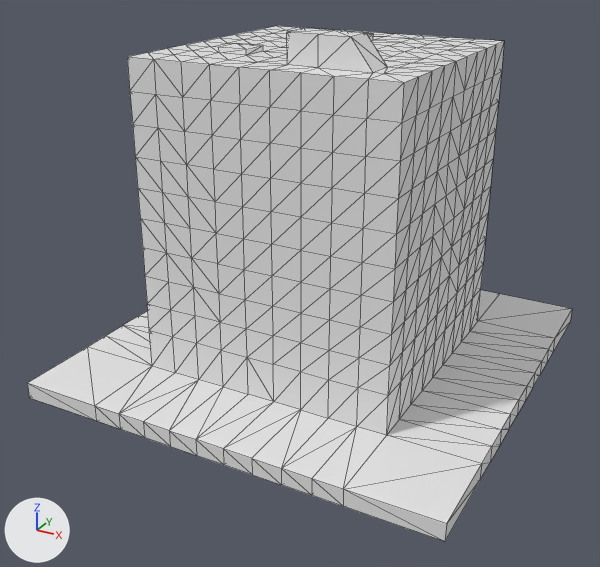
An edit to the FBX model CityBuilderRTS/CityBuilder/CityBuilder/bin/data/ApartmentTile.fbx, drawn before and after from the same camera.
Camera for both pictures: a camera (50 mm lens) standing at (1.67, -3.29, 1.94) and looking at (-0.03, -0.19, 0.39). The axes (+X, +Y, +Z) are drawn at lower left. The lights are the same throughout. Mesh edges are drawn as thin lines.

Script lines for the objects in view, before the commit:
```python
me_cube = bpy.data.meshes.new('Cube')
me_cube.from_pydata(...)  # 832 vertices, 1660 faces; spans x -1.0..1.0, y -1.0..1.0, z -0.08..1.54
ob_cube = bpy.data.objects.new('Cube', me_cube)
ob_cube.location = (0.0, 0.0, 0.0)
```
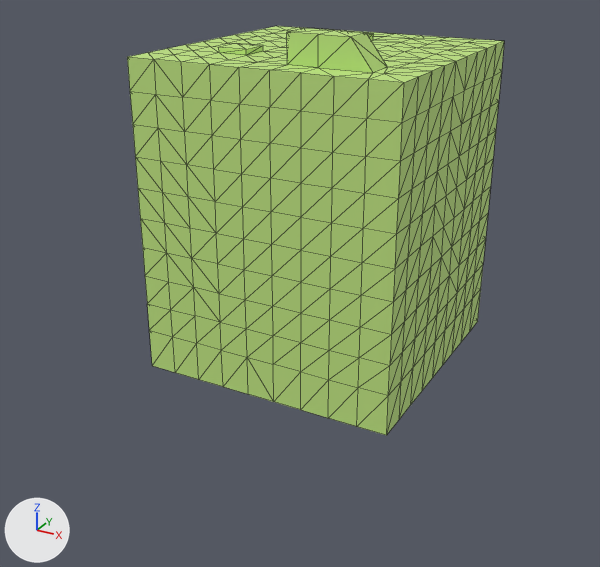
Boxes (x1, y1, x2, y2) around the edits, measured in the pictures (600 x 567 px):
'Cube', reshaped (31% narrower, 21% shorter): before (27, 26, 572, 541); after (127, 26, 504, 435)
part 1 of me_cube, deleted: before (27, 290, 572, 541)
part 2 of me_cube, recoloured (grey to green): (127, 26, 504, 435) in both

The change, as a list of edits to the scene's bpy script:
```text
Add mat_material:
    mat_material = principled_material('Material')
    mat_material.base_color = (0.526, 0.784, 0.219)  # green #c0e581
    mat_material.roughness = 0.69
Change me_cube:
    used by ob_cube; location = (0.0, 0.0, 0.0)
    remove me_cube.from_pydata(...)  # 832 vertices, 1660 faces; spans x -1.0..1.0, y -1.0..1.0, z -0.08..1.54
    add me_cube.from_pydata(...)  # 644 vertices, 1250 faces; spans x -0.66..0.6, y -0.6..0.74, z 0.0..1.54
    me_cube part 1
    188 vertices are removed from x -1.0..1.0, y -1.0..1.0, z -0.08..0.0
    410 faces are deleted
    me_cube part 2: 1250 faces spanning x -0.66..0.6, y -0.6..0.74, z 0.0..1.54 switch from no material to mat_material (green #c0e581)
```
